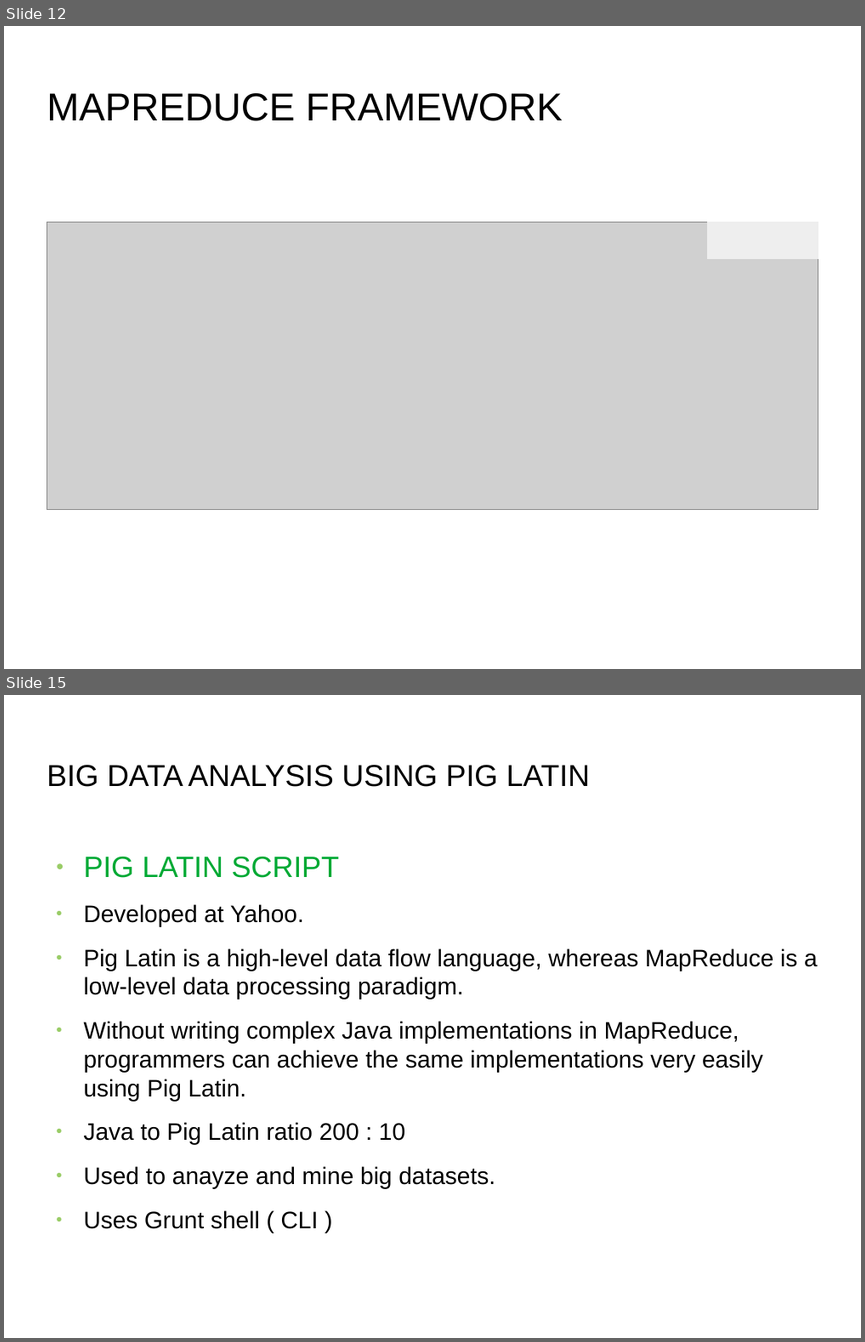
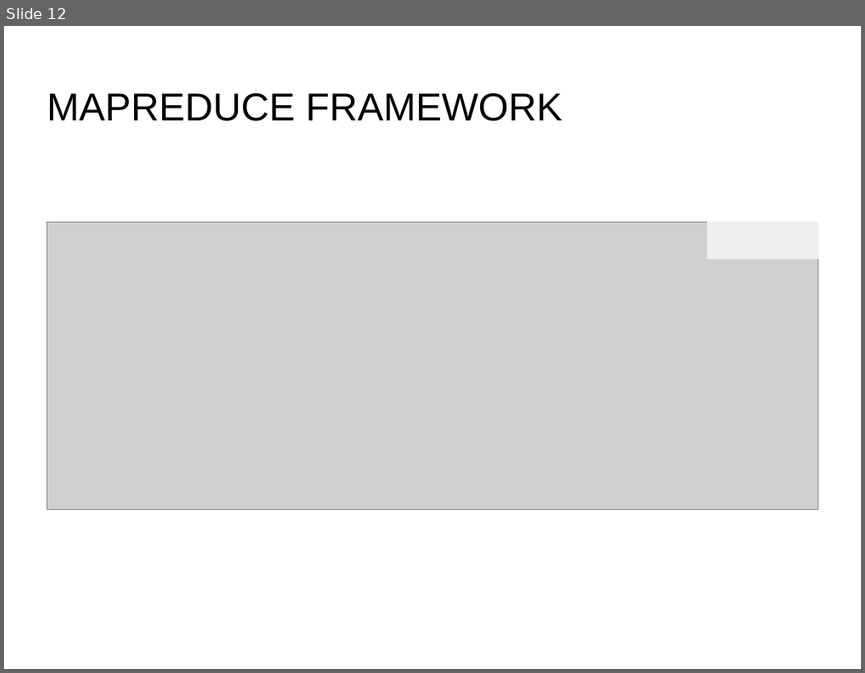
Before and after one commit to G-Sudarshan/Big-Data-and-Hadoop, a slide deck: Big Data & Hadoop by G Sudarshan.pptx. Shown one above the other, each under a label of ours: slides 12 and 15 before the commit, slide 12 after it; the slides between them are not shown. The pictures are 865x1342 and 865x673 pixels, drawn with LibreOffice and Linux fonts; fonts in the diff are those of the drawing; grey boxes stand for pictures; background and template pictures are left out. Boxes give left, top, right and bottom in pixels: in the first picture for what was removed or moved away, otherwise in the second. Text is boxed around its words. In the diff, an @@ line names an element or a change of style, - is before the commit and + after.

```diff
--- a/Big Data & Hadoop by G Sudarshan.pptx
+++ b/Big Data & Hadoop by G Sudarshan.pptx
@@ slide 15 removed at (4, 695, 861, 1338), background picture (left out) @@
@@ text removed at (46, 765, 590, 787) @@
-BIG DATA ANALYSIS USING PIG LATIN
@@ text removed at (84, 857, 817, 1229) @@
-● PIG LATIN SCRIPT
-● Developed at Yahoo.
-● Pig Latin is a high-level data flow language, whereas MapReduce is a low-level data processing paradigm.
-● Without writing complex Java implementations in MapReduce, programmers can achieve the same implementations very easily using Pig Latin.
-● Java to Pig Latin ratio 200 : 10
-● Used to anayze and mine big datasets.
-● Uses Grunt shell ( CLI )
```
Also in this commit, not shown: 6 slides changed, 2 other slides removed.
